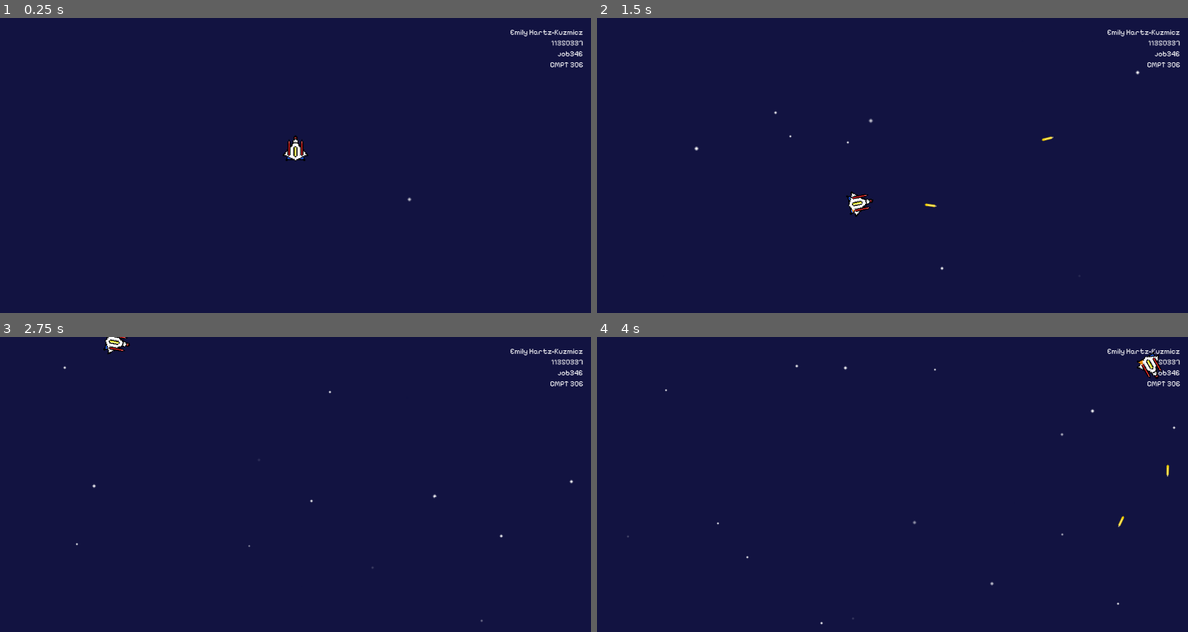
Above: before the commit, frames 1-4 (two rows, left to right).
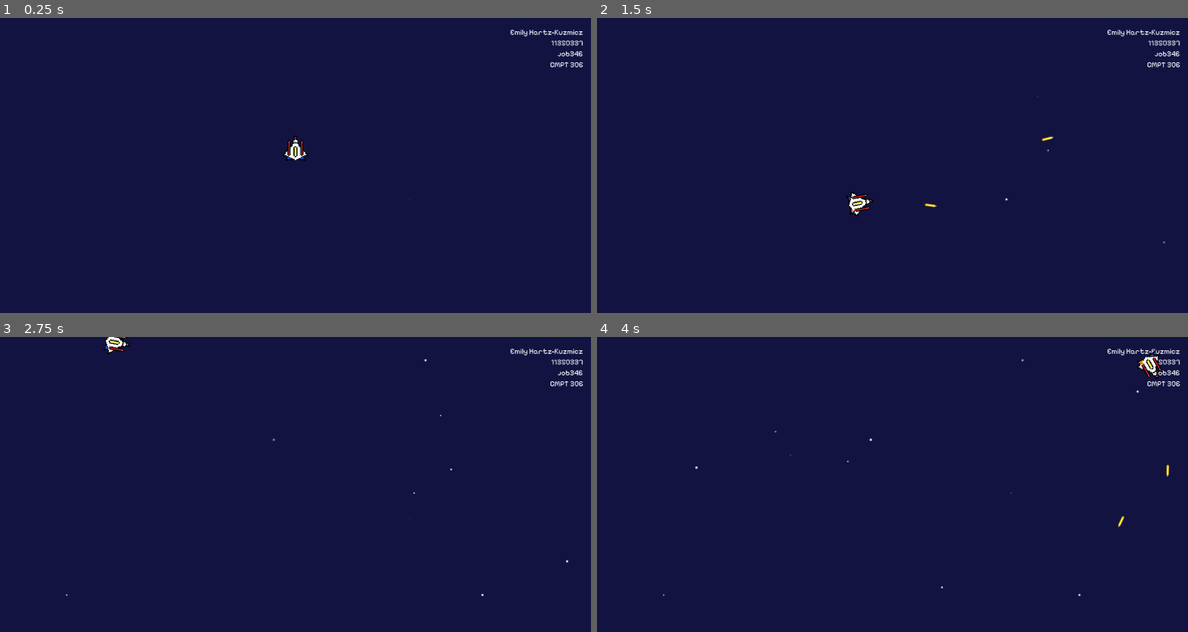
Above: after the commit, the same moments.

Repository: em1lylauren/Asteroids
Game: Godot game, scene res://player.tscn
Two runs of this game, one before a commit and one after it. Both use one fixed random seed, a clock stepped at 60 frames per second and the inputs below.
Inputs:
- Up to frame 1 (0.25 s): no input
- Up to frame 2 (1.5 s): tap Enter at 0.5 s; hold Right 0.53-1.28 s; tap Space (ui_select) at 0.6, 0.77, 1.07, 1.35 s; hold Left from 1.28 s (still down)
- Up to frame 3 (2.75 s): tap Space (ui_select) at 1.52, 1.82, 2.1 s; release Left at 2.03 s; hold Right from 2.03 s (still down)
- Up to frame 4 (4 s): tap Space (ui_select) at 2.85, 3.02, 3.32, 3.6, 3.77 s; release Right at 3.53 s; hold Left from 3.53 s (still down)

The runs differ from the first frame. In frame 1, less than 0.1% of the frame differs, in the area x 68-70%, y 60-63%; in frame 2, less than 0.1%; in frame 3, less than 0.1%; in frame 4, less than 0.1%, in the area x 5-98%, y 7-98%.

Commit message:
added sound effect to bullet firing

Diff:
--- a/new-game-project/bullet.tscn
+++ b/new-game-project/bullet.tscn
@@ -1,7 +1,7 @@
 [gd_scene load_steps=4 format=3 uid="uid://cx5it52vq2g5g"]
 
 [ext_resource type="Script" path="res://bullet.gd" id="1_b4s87"]
-[ext_resource type="Texture2D" uid="uid://b1kmdiq2cjh8b" path="res://Bullet.png" id="2_q4ov4"]
+[ext_resource type="Texture2D" uid="uid://bmwr8vbjghtmj" path="res://Sprites/Bullet.png" id="2_twbmy"]
 
 [sub_resource type="RectangleShape2D" id="RectangleShape2D_75bmf"]
 size = Vector2(3, 10)
@@ -14,7 +14,7 @@
 [node name="BulletSprite" type="Sprite2D" parent="Bullet"]
 visibility_layer = 8
 scale = Vector2(1.5, 1.5)
-texture = ExtResource("2_q4ov4")
+texture = ExtResource("2_twbmy")
 
 [node name="BulletCollision" type="CollisionShape2D" parent="Bullet"]
 position = Vector2(0.5, -1)
--- a/new-game-project/player.gd
+++ b/new-game-project/player.gd
@@ -52,6 +52,7 @@
 
 		# spawn bullet
 		shoot()
+		$AudioStreamPlayer2D.play()
 
 		if cos(rotation) > 90:
 			velocity -= transform.y * speed
--- a/new-game-project/player.tscn
+++ b/new-game-project/player.tscn
@@ -1,9 +1,10 @@
 [gd_scene load_steps=31 format=3 uid="uid://nt1n03rsdjxw"]
 
 [ext_resource type="FontFile" uid="uid://b6ivruwblgr2u" path="res://PixelifySans-VariableFont_wght.ttf" id="1_syfjs"]
-[ext_resource type="Texture2D" uid="uid://beqkuocrce4my" path="res://Star.png" id="2_0rprf"]
+[ext_resource type="Texture2D" uid="uid://cgpwtya8qsur4" path="res://Sprites/Star.png" id="2_u7yq8"]
 [ext_resource type="Script" path="res://player.gd" id="3_715k7"]
-[ext_resource type="Texture2D" uid="uid://btnaqhpl0a4y4" path="res://Ship.png" id="4_pa5m7"]
+[ext_resource type="Texture2D" uid="uid://72uwut4mfj1m" path="res://Sprites/Ship.png" id="4_ov6e1"]
+[ext_resource type="AudioStream" uid="uid://dtbf57w5fx3u1" path="res://Sounds/shootsound.wav" id="5_wp1g8"]
 
 [sub_resource type="LabelSettings" id="LabelSettings_rvj4h"]
 font = ExtResource("1_syfjs")
@@ -35,96 +36,92 @@
 scale_curve = SubResource("CurveTexture_amlyo")
 color_ramp = SubResource("GradientTexture1D_nue0o")
 
-[sub_resource type="AtlasTexture" id="AtlasTexture_ubo2n"]
-atlas = ExtResource("4_pa5m7")
+[sub_resource type="AtlasTexture" id="AtlasTexture_fqpbs"]
+atlas = ExtResource("4_ov6e1")
 region = Rect2(32, 0, 32, 32)
 
-[sub_resource type="AtlasTexture" id="AtlasTexture_2uehq"]
-atlas = ExtResource("4_pa5m7")
+[sub_resource type="AtlasTexture" id="AtlasTexture_c3xhk"]
+atlas = ExtResource("4_ov6e1")
 region = Rect2(64, 0, 32, 32)
 
-[sub_resource type="AtlasTexture" id="AtlasTexture_cw8cb"]
-atlas = ExtResource("4_pa5m7")
+[sub_resource type="AtlasTexture" id="AtlasTexture_xa6j2"]
+atlas = ExtResource("4_ov6e1")
 region = Rect2(96, 0, 32, 32)
 
-[sub_resource type="AtlasTexture" id="AtlasTexture_hg3n8"]
-atlas = ExtResource("4_pa5m7")
+[sub_resource type="AtlasTexture" id="AtlasTexture_eewyw"]
+atlas = ExtResource("4_ov6e1")
 region = Rect2(0, 32, 32, 32)
 
-[sub_resource type="AtlasTexture" id="AtlasTexture_jps0s"]
-atlas = ExtResource("4_pa5m7")
+[sub_resource type="AtlasTexture" id="AtlasTexture_nxq27"]
+atlas = ExtResource("4_ov6e1")
 region = Rect2(0, 0, 32, 32)
 
-[sub_resource type="AtlasTexture" id="AtlasTexture_f0kwd"]
-atlas = ExtResource("4_pa5m7")
-region = Rect2(32, 32, 32, 32)
-
-[sub_resource type="AtlasTexture" id="AtlasTexture_r40td"]
-atlas = ExtResource("4_pa5m7")
+[sub_resource type="AtlasTexture" id="AtlasTexture_loj56"]
+atlas = ExtResource("4_ov6e1")
+region = Rect2(64, 32, 32, 32)
+
+[sub_resource type="AtlasTexture" id="AtlasTexture_p4pwd"]
+atlas = ExtResource("4_ov6e1")
 region = Rect2(96, 32, 32, 32)
 
-[sub_resource type="AtlasTexture" id="AtlasTexture_mydvm"]
-atlas = ExtResource("4_pa5m7")
+[sub_resource type="AtlasTexture" id="AtlasTexture_yohy1"]
+atlas = ExtResource("4_ov6e1")
 region = Rect2(0, 64, 32, 32)
 
-[sub_resource type="AtlasTexture" id="AtlasTexture_8h3o7"]
-atlas = ExtResource("4_pa5m7")
+[sub_resource type="AtlasTexture" id="AtlasTexture_wjppx"]
+atlas = ExtResource("4_ov6e1")
 region = Rect2(32, 64, 32, 32)
 
-[sub_resource type="AtlasTexture" id="AtlasTexture_p8vd5"]
-atlas = ExtResource("4_pa5m7")
+[sub_resource type="AtlasTexture" id="AtlasTexture_3nae1"]
+atlas = ExtResource("4_ov6e1")
 region = Rect2(96, 64, 32, 32)
 
-[sub_resource type="AtlasTexture" id="AtlasTexture_5jhei"]
-atlas = ExtResource("4_pa5m7")
+[sub_resource type="AtlasTexture" id="AtlasTexture_nw6en"]
+atlas = ExtResource("4_ov6e1")
 region = Rect2(0, 96, 32, 32)
 
-[sub_resource type="AtlasTexture" id="AtlasTexture_x4q68"]
-atlas = ExtResource("4_pa5m7")
+[sub_resource type="AtlasTexture" id="AtlasTexture_r8vdn"]
+atlas = ExtResource("4_ov6e1")
+region = Rect2(0, 0, 32, 32)
+
+[sub_resource type="AtlasTexture" id="AtlasTexture_bsx21"]
+atlas = ExtResource("4_ov6e1")
 region = Rect2(32, 96, 32, 32)
 
-[sub_resource type="AtlasTexture" id="AtlasTexture_3rufh"]
-atlas = ExtResource("4_pa5m7")
+[sub_resource type="AtlasTexture" id="AtlasTexture_8qkp3"]
+atlas = ExtResource("4_ov6e1")
 region = Rect2(64, 96, 32, 32)
 
-[sub_resource type="AtlasTexture" id="AtlasTexture_80w58"]
-atlas = ExtResource("4_pa5m7")
+[sub_resource type="AtlasTexture" id="AtlasTexture_kw571"]
+atlas = ExtResource("4_ov6e1")
 region = Rect2(96, 96, 32, 32)
 
-[sub_resource type="AtlasTexture" id="AtlasTexture_tir13"]
-atlas = ExtResource("4_pa5m7")
+[sub_resource type="AtlasTexture" id="AtlasTexture_kpks3"]
+atlas = ExtResource("4_ov6e1")
 region = Rect2(0, 128, 32, 32)
 
-[sub_resource type="AtlasTexture" id="AtlasTexture_b80py"]
-atlas = ExtResource("4_pa5m7")
+[sub_resource type="AtlasTexture" id="AtlasTexture_4nitv"]
+atlas = ExtResource("4_ov6e1")
 region = Rect2(32, 128, 32, 32)
 
-[sub_resource type="AtlasTexture" id="AtlasTexture_a3kc1"]
-atlas = ExtResource("4_pa5m7")
+[sub_resource type="AtlasTexture" id="AtlasTexture_kn456"]
+atlas = ExtResource("4_ov6e1")
 region = Rect2(64, 128, 32, 32)
-
-[sub_resource type="AtlasTexture" id="AtlasTexture_4pgbg"]
-atlas = ExtResource("4_pa5m7")
-region = Rect2(32, 128, 32, 32)
-
-[sub_resource type="AtlasTexture" id="AtlasTexture_aeiv5"]
-atlas = ExtResource("4_pa5m7")
-region = Rect2(0, 128, 32, 32)
 
 [sub_resource type="SpriteFrames" id="SpriteFrames_2ee5b"]
 animations = [{
 "frames": [{
 "duration": 1.0,
-"texture": SubResource("AtlasTexture_ubo2n")
-}, {
-"duration": 1.0,
-"texture": SubResource("AtlasTexture_2uehq")
-}, {
-"duration": 1.0,
-"texture": SubResource("AtlasTexture_cw8cb")
-}, {
-"duration": 1.0,
-"texture": SubResource("AtlasTexture_hg3n8")
+"texture": SubResource("AtlasTexture_fqpbs")
+}, {
+"duration": 1.0,
+"texture": SubResource("AtlasTexture_c3xhk")
+}, {
+"duration": 1.0,
+"texture": SubResource("AtlasTexture_xa6j2")
+}, {
+"duration": 1.0,
+"texture": SubResource("AtlasTexture_eewyw")
 }],
 "loop": false,
 "name": &"Die",
@@ -132,7 +129,7 @@
 }, {
 "frames": [{
 "duration": 1.0,
-"texture": SubResource("AtlasTexture_jps0s")
+"texture": SubResource("AtlasTexture_nxq27")
 }],
 "loop": true,
 "name": &"Idle",
@@ -140,13 +137,13 @@
 }, {
 "frames": [{
 "duration": 1.0,
-"texture": SubResource("AtlasTexture_f0kwd")
-}, {
-"duration": 1.0,
-"texture": SubResource("AtlasTexture_r40td")
-}, {
-"duration": 1.0,
-"texture": SubResource("AtlasTexture_mydvm")
+"texture": SubResource("AtlasTexture_loj56")
+}, {
+"duration": 1.0,
+"texture": SubResource("AtlasTexture_p4pwd")
+}, {
+"duration": 1.0,
+"texture": SubResource("AtlasTexture_yohy1")
 }],
 "loop": false,
 "name": &"RotateLeft",
@@ -168,13 +165,16 @@
 }, {
 "frames": [{
 "duration": 1.0,
-"texture": SubResource("AtlasTexture_x4q68")
-}, {
-"duration": 1.0,
-"texture": SubResource("AtlasTexture_3rufh")
-}, {
-"duration": 1.0,
-"texture": SubResource("AtlasTexture_80w58")
+"texture": SubResource("AtlasTexture_r8vdn")
+}, {
+"duration": 1.0,
+"texture": SubResource("AtlasTexture_bsx21")
+}, {
+"duration": 1.0,
+"texture": SubResource("AtlasTexture_8qkp3")
+}, {
+"duration": 1.0,
+"texture": SubResource("AtlasTexture_kw571")
 }],
 "loop": false,
 "name": &"Shoot",
@@ -182,19 +182,19 @@
 }, {
 "frames": [{
 "duration": 1.0,
-"texture": SubResource("AtlasTexture_tir13")
-}, {
-"duration": 1.0,
-"texture": SubResource("AtlasTexture_b80py")
-}, {
-"duration": 1.0,
-"texture": SubResource("AtlasTexture_a3kc1")
-}, {
-"duration": 1.0,
-"texture": SubResource("AtlasTexture_4pgbg")
-}, {
-"duration": 1.0,
-"texture": SubResource("AtlasTexture_aeiv5")
+"texture": SubResource("AtlasTexture_kpks3")
+}, {
+"duration": 1.0,
+"texture": SubResource("AtlasTexture_4nitv")
+}, {
+"duration": 1.0,
+"texture": SubResource("AtlasTexture_kn456")
+}, {
+"duration": 1.0,
+"texture": SubResource("AtlasTexture_4nitv")
+}, {
+"duration": 1.0,
+"texture": SubResource("AtlasTexture_kpks3")
 }],
 "loop": false,
 "name": &"Warp",
@@ -236,7 +236,9 @@
 position = Vector2(594, 228)
 amount = 64
 process_material = SubResource("ParticleProcessMaterial_7e45t")
-texture = ExtResource("2_0rprf")
+texture = ExtResource("2_u7yq8")
+lifetime = 3.0
+randomness = 0.13
 
 [node name="Player" type="CharacterBody2D" parent="."]
 position = Vector2(600, 275)
@@ -249,9 +251,7 @@
 position = Vector2(-1.78814e-07, -12)
 scale = Vector2(2, 2)
 sprite_frames = SubResource("SpriteFrames_2ee5b")
-animation = &"Warp"
-frame = 4
-frame_progress = 1.0
+animation = &"Die"
 
 [node name="PlayerCollision" type="CollisionPolygon2D" parent="Player"]
 scale = Vector2(0.55, 0.55)
@@ -259,3 +259,7 @@
 
 [node name="BulletSpawnMarker" type="Marker2D" parent="Player"]
 position = Vector2(0, -43)
+
+[node name="AudioStreamPlayer2D" type="AudioStreamPlayer2D" parent="Player"]
+stream = ExtResource("5_wp1g8")
+volume_db = -20.0
Not shown, added: new-game-project/Sounds/shootsound.wav.import
Renamed: new-game-project/Bullet.png -> new-game-project/Sprites/Bullet.png
Not shown, changed: new-game-project/Sprites/Bullet.png.import
Renamed: new-game-project/Ship.png -> new-game-project/Sprites/Ship.png
Not shown, changed: new-game-project/Sprites/Ship.png.import
Binary file added: new-game-project/Sprites/Star.png
Not shown, changed: new-game-project/Sprites/Star.png.import
Binary file removed: new-game-project/Star.png
Not shown: 1 places in new-game-project/player.tscn that only renumber resources
Not shown, added: new-game-project/Sounds/shootsound.wav
